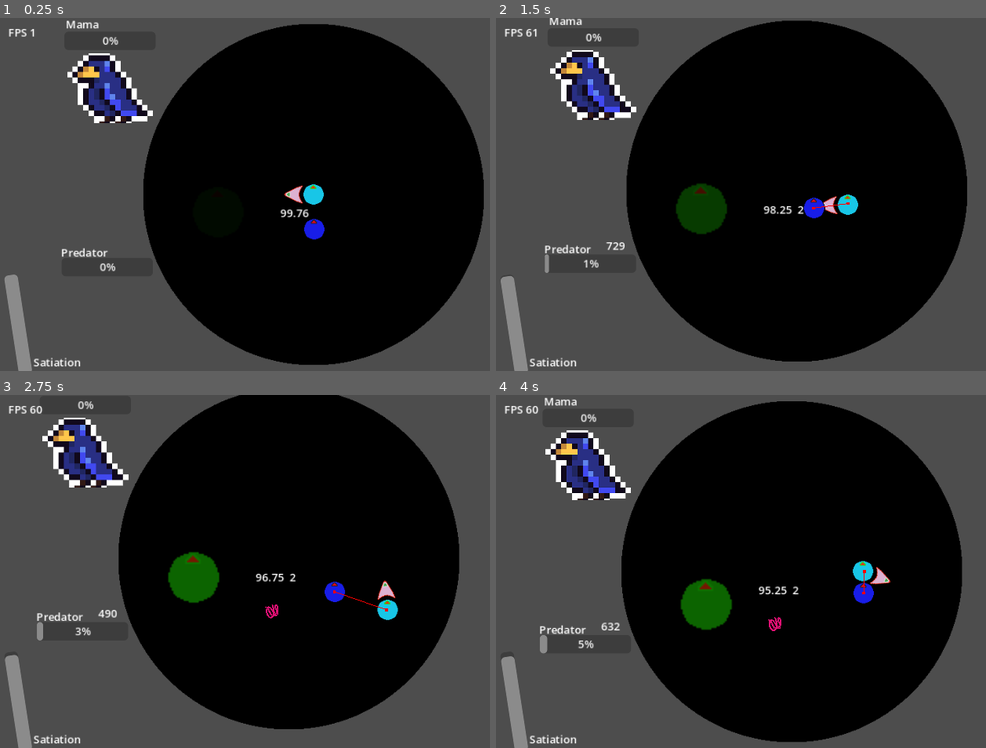
Above: before the commit, frames 1-4 (two rows, left to right).
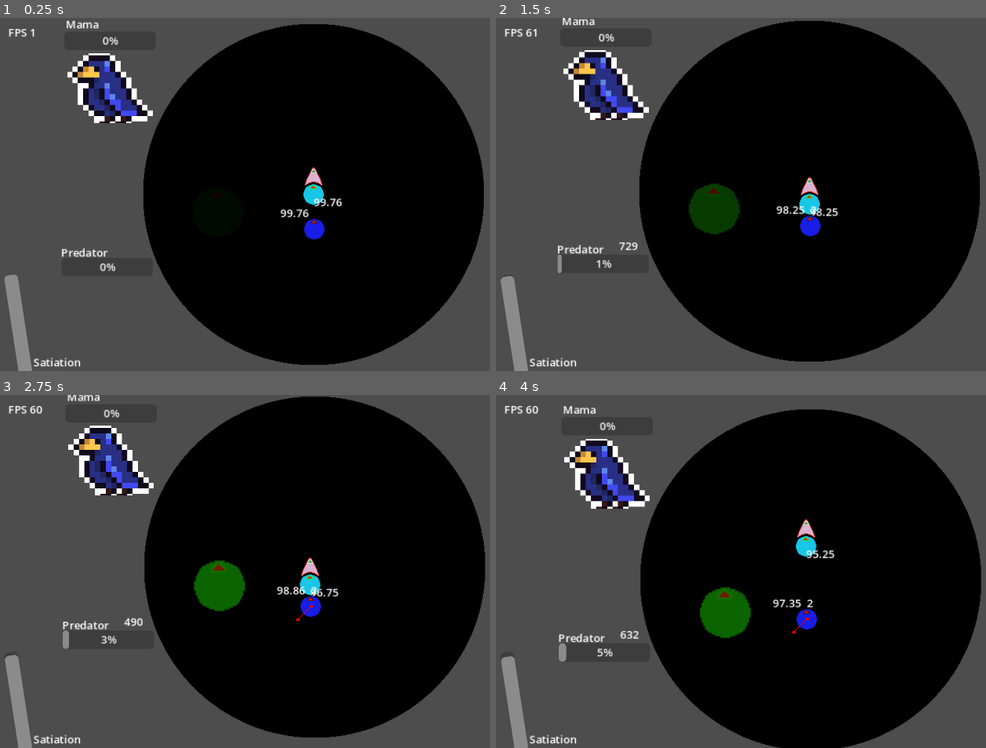
Above: after the commit, the same moments.

Repository: WilliamAalund/Brood-Feud
Game: Godot game, scene res://Levels/Main Level.tscn
Same seed, same stepped clock (60 frames per second), same inputs: the game is played once before the commit and once after it. The engine's default icon, where the game draws it, is replaced by a stand-in: a white triangle on a blue panel in a dark square.
Inputs (mouse positions are in pixels of both pictures, inside the frame that each line leads up to):
- Up to frame 1 (0.25 s): no input
- Up to frame 2 (1.5 s): move the mouse to (946, 176) at 0.52 s; hold D (right) 0.53-1.28 s; hold Space (interact, bound only after the commit) 0.53-1.28 s; move the mouse to (682, 212) at 1.27 s; hold S (down) from 1.28 s (still down); tap Space (interact, bound only after the commit) at 1.35 s
- Up to frame 3 (2.75 s): move the mouse to (377, 493) at 2.02 s; release S (down) at 2.03 s; hold D (right) from 2.03 s (still down); hold Space (interact, bound only after the commit) from 2.03 s (still down)
- Up to frame 4 (4 s): move the mouse to (780, 642) at 2.77 s; release D (right) at 2.78 s; release Space (interact, bound only after the commit) at 2.78 s; hold W (up) 2.78-3.53 s; tap Space (interact, bound only after the commit) at 2.85 s; move the mouse to (outside the picture) at 3.52 s; hold A (left) from 3.53 s (still down); hold Space (interact, bound only after the commit) from 3.53 s (still down)

The runs differ from the first frame. In frame 1, 0.3% of the frame differs, in the area x 57-70%, y 42-54%; in frame 2, 10%; in frame 3, 17%, in the area x 7-100%, y 0-98%; in frame 4, 15%.

Commit message:
Refactored Player, Pathfinding Improvements,
- AI birds now pathfind to sunspots, food within a distance
- Refactored player bird node, remade controls
- Added full controller support

Diff:
--- /dev/null
+++ b/Levels/Demo Levels/Refactored Player Demo.tscn
@@ -0,0 +1,12 @@
+[gd_scene load_steps=3 format=3 uid="uid://cpg5pe5oeuhx3"]
+
+[ext_resource type="PackedScene" uid="uid://bshdn3dwrgrbt" path="res://Sub Scenes/Environment_Nest/Environment_Nest.tscn" id="1_ijx73"]
+[ext_resource type="PackedScene" uid="uid://bft85520xqg1d" path="res://Sub Scenes/Player_New_Player/player_bird.tscn" id="2_dr0o7"]
+
+[node name="Refactored Player Demo" type="Node2D"]
+
+[node name="object_nest" parent="." instance=ExtResource("1_ijx73")]
+
+[node name="player_bird" parent="." instance=ExtResource("2_dr0o7")]
+
+[node name="Camera2D" type="Camera2D" parent="."]
--- a/Levels/Main Level.gd
+++ b/Levels/Main Level.gd
@@ -3,6 +3,6 @@
 @export var Camera2DScale = 4
 
 func _process(_delta):
-	$Camera2D.position = $BirdControl/Player.position / Camera2DScale
-	$CanvasLayer/UI_hud/ProgressBar_Visual.value = $BirdControl/Player.satiation
-	$CanvasLayer/UI_hud/"Sunlight Symbol".modulate.a = .5 * int($BirdControl/Player.inSunlight)
+	$Camera2D.position = $BirdControl/player_bird/character_bird.global_position / Camera2DScale
+	$CanvasLayer/UI_hud/ProgressBar_Visual.value = $BirdControl/player_bird.satiation
+	$CanvasLayer/UI_hud/"Sunlight Symbol".modulate.a = .5 * int($BirdControl/player_bird.inSunlight)
--- a/Levels/Main Level.tscn
+++ b/Levels/Main Level.tscn
@@ -49,4 +49,5 @@
 [connection signal="playerStarved" from="BirdControl" to="Manager_Game_Over" method="_on_bird_control_player_starved"]
 [connection signal="mom_drops_food" from="Process_Momma_Bird" to="Helper_Food_Spawner" method="_on_momma_bird_mom_drops_food"]
 [connection signal="toggle_mom_presence" from="Process_Momma_Bird" to="BirdControl" method="_on_process_momma_bird_toggle_mom_presence"]
+[connection signal="toggle_mom_presence" from="Process_Momma_Bird" to="Process_Predator" method="_on_process_momma_bird_toggle_mom_presence"]
 [connection signal="toggle_predator_presence" from="Process_Predator" to="Process_Momma_Bird" method="_on_process_predator_toggle_predator_presence"]
--- a/Sub Scenes/Entity_AI_Bird/AI_Bird.gd
+++ b/Sub Scenes/Entity_AI_Bird/AI_Bird.gd
@@ -4,17 +4,22 @@
 @export var angryThreshold = 5
 
 const idleVal = 0.04
+const foodRestore = 10
 
 # State variable is in the child CharacterBody2D Node
 # TODO: Implement aggroVal raising, aggroTarger, momHome, isSunspot, noticedPredator, and isStupid
 var aggroVal = 0 # Bird begins with no aggro value
 var aggroTarget
-#var isSunspot
+var sunspotTarget
+var noticedFood = false
+var noticedSunray = false
 var noticedPredator
 var isStupid = false
+var inSunray = false
 
 var Player_Pos # Variable to store the location of the player
-#TODO: Make sure
+var targetSunray
+var targetFood
 
 func _ready(): # Will be removed later on when the bird should actually start in the nest
 	$CharacterBody2D.state = updatedState()
@@ -22,6 +27,12 @@
 # updatedState: returns an integer value that represents the current state that the bird is in.
 # This function is used to control the bird's navigation logic, and it will be used to control
 # other aspects of each bird as well.
+
+func eat(): # Function called to increase satiation when you eat.
+	if satiation + foodRestore > 100:
+		satiation = 100
+	else:
+		satiation += foodRestore
 
 # -- STATE DESCRIPTIONS --
 # 0 - In egg
@@ -42,11 +53,11 @@
 	else: if aggroVal >= angryThreshold: # If the bird isn't starving, it will respond to
 # aggression from the player, as well as from other birds.
 		return 3
-	else: if get_parent().momIsHome or satiation < starvationThreshold: # If the bird isn't dead,
+	else: if get_parent().momIsHome or satiation < starvationThreshold or noticedFood: # If the bird isn't dead,
 # if there is no predator, if the bird isnt angry, and mom is home or the bird is
 # starving, it will look for food.
 		return 2
-	else: if get_parent().isSunspot: # If all of the other conditions aren't met, and the bird sees
+	else: if noticedSunray: # If all of the other conditions aren't met, and the bird sees
 # a sunspot, then it will seek out the sunspot.
 		return 4
 	else: # If the bird isn't dead, there is no predator, it isn't angry, it is not
@@ -57,12 +68,39 @@
 func _on_bird_control_ai_bird_move(target_position):
 	$CharacterBody2D.target = target_position # Replace with function body.
 
-
 func _on_timer_timeout():
 	$CharacterBody2D.state = updatedState()
-	$Debug_AI_State.text = str($CharacterBody2D.state)
+	$CharacterBody2D/Debug_AI_State.text = str($CharacterBody2D.state)
 	#print("AI bird  : state updated to: " + str($CharacterBody2D.state))
 
 func _on_bird_control_birds_increment_hunger():
 	satiation -= get_parent().idleSatiationDrainRate
-	$Debug_Satiation_Label.text = str(satiation).substr(0,5)
+	$CharacterBody2D/Debug_Satiation_Label.text = str(satiation).substr(0,5)
+
+func _on_body_zone_area_entered(area):
+	if area.is_in_group("sunray"):
+		await get_tree().create_timer(1.0).timeout
+		inSunray = true
+	else: if area.is_in_group("food"):
+		eat()
+
+func _on_body_zone_area_exited(area):
+	if area.is_in_group("sunray"):
+		inSunray = false
+
+func _on_detector_zone_area_entered(area):
+	print("Entering Area Position: ", area.global_position)
+	if area.is_in_group("sunray"):
+		if !noticedSunray:
+			targetSunray = area.global_position
+			noticedSunray = true
+	else: if area.is_in_group("food"):
+		if !noticedFood:
+			targetFood = area.global_position
+			noticedFood = true
+
+func _on_detector_zone_area_exited(area):
+	if area.is_in_group("sunray"):
+		noticedSunray = false
+	else: if area.is_in_group("food"):
+		noticedFood = false
--- a/Sub Scenes/Entity_AI_Bird/AI_Bird.tscn
+++ b/Sub Scenes/Entity_AI_Bird/AI_Bird.tscn
@@ -6,6 +6,9 @@
 
 [sub_resource type="CircleShape2D" id="CircleShape2D_kx41x"]
 radius = 16.0
+
+[sub_resource type="CircleShape2D" id="CircleShape2D_cyhn5"]
+radius = 117.154
 
 [node name="AI_Bird" type="Node2D"]
 script = ExtResource("1_jt43t")
@@ -28,19 +31,33 @@
 [node name="CollisionShape2D" type="CollisionShape2D" parent="CharacterBody2D/eater_zone"]
 shape = SubResource("CircleShape2D_kx41x")
 
-[node name="StateTimer" type="Timer" parent="."]
-wait_time = 0.5
-autostart = true
+[node name="body_zone" type="Area2D" parent="CharacterBody2D"]
 
-[node name="Debug_Satiation_Label" type="Label" parent="."]
+[node name="CollisionShape2D" type="CollisionShape2D" parent="CharacterBody2D/body_zone"]
+shape = SubResource("CircleShape2D_kx41x")
+
+[node name="detector_zone" type="Area2D" parent="CharacterBody2D"]
+
+[node name="CollisionShape2D" type="CollisionShape2D" parent="CharacterBody2D/detector_zone"]
+shape = SubResource("CircleShape2D_cyhn5")
+
+[node name="Debug_Satiation_Label" type="Label" parent="CharacterBody2D"]
 offset_left = -50.0
 offset_top = -35.0
 offset_right = -12.0
 offset_bottom = -12.0
 
-[node name="Debug_AI_State" type="Label" parent="."]
+[node name="Debug_AI_State" type="Label" parent="CharacterBody2D"]
 offset_top = -35.0
 offset_right = 40.0
 offset_bottom = -12.0
 
+[node name="StateTimer" type="Timer" parent="."]
+wait_time = 0.5
+autostart = true
+
+[connection signal="area_entered" from="CharacterBody2D/body_zone" to="." method="_on_body_zone_area_entered"]
+[connection signal="area_exited" from="CharacterBody2D/body_zone" to="." method="_on_body_zone_area_exited"]
+[connection signal="area_entered" from="CharacterBody2D/detector_zone" to="." method="_on_detector_zone_area_entered"]
+[connection signal="area_exited" from="CharacterBody2D/detector_zone" to="." method="_on_detector_zone_area_exited"]
 [connection signal="timeout" from="StateTimer" to="." method="_on_timer_timeout"]
--- a/Sub Scenes/Entity_AI_Bird/AI_BirdCharacterBody.gd
+++ b/Sub Scenes/Entity_AI_Bird/AI_BirdCharacterBody.gd
@@ -18,14 +18,26 @@
 
 func state2(delta): # Will move towards and look for food
 	#get_global_mouse_position() 2D vector
-	nav.target_position = target
+	if get_parent().noticedFood:
+		nav.target_position = get_parent().targetFood
 
-	direction = nav.get_next_path_position() - global_position
-	direction = direction.normalized()
+		direction = nav.get_next_path_position() - global_position
+		direction = direction.normalized()
 
-	velocity = velocity.lerp(direction * speed , accel * delta)
+		velocity = velocity.lerp(direction * speed , accel * delta)
 
-	move_and_slide()
+		move_and_slide()
+	else:
+		pass # Code to get the bird to crowd around momma bird
+
+	#nav.target_position = target
+
+	#direction = nav.get_next_path_position() - global_position
+	#direction = direction.normalized()
+
+	#velocity = velocity.lerp(direction * speed , accel * delta)
+
+	#move_and_slide()
 
 func state3(delta): # Follows player
 	#get_global_mouse_position() 2D vector
@@ -38,8 +50,17 @@
 
 	move_and_slide()
 
-func state4(_delta): # Will move to sunspot
-	pass
+func state4(delta): # Will move to sunray
+	if !get_parent().inSunray:
+		nav.target_position = get_parent().targetSunray
+		#print(get_parent().targetSunray)
+
+		direction = nav.get_next_path_position() - global_position
+		direction = direction.normalized()
+
+		velocity = velocity.lerp(direction * speed , accel * delta)
+
+		move_and_slide()
 
 func state5(_delta): # Will run to edge of nest
 	pass
--- a/Sub Scenes/Helper_Sunspots/Entity_Temperature_Zone/temperature_zone.gd
+++ b/Sub Scenes/Helper_Sunspots/Entity_Temperature_Zone/temperature_zone.gd
@@ -20,7 +20,7 @@
 
 func state1():
 	var i: float = 0
-	while i < 3000:
+	while i < 2000:
 		self.position.x += sin(i / 25)
 		self.position.y += cos((i / 20) + 5)
 		await $Timer.timeout
--- a/Sub Scenes/Manager_Birds/BirdControl.gd
+++ b/Sub Scenes/Manager_Birds/BirdControl.gd
@@ -11,8 +11,14 @@
 signal Birds_Increment_Hunger()
 signal playerStarved()
 
+#func _ready():
+	#var aiBirdInstance = food_scene.instantiate()
+	#food_instance.position.x += randi_range(-spawn_inaccuracy, spawn_inaccuracy) % spawn_inaccuracy # Randomly varies spawn position around Object_Food_Spawner
+	#food_instance.position.y += randi_range(-spawn_inaccuracy, spawn_inaccuracy) % spawn_inaccuracy
+	#self.add_child(food_instance)
+
 func _physics_process(_delta):
-	emit_signal("AI_Bird_Move", $Player.position)
+	emit_signal("AI_Bird_Move", $player_bird.position)
 
 func _on_process_momma_bird_toggle_mom_presence():
 	momIsHome = !momIsHome
@@ -22,3 +28,7 @@
 
 func _on_player_player_starved(): # Communicated with the Manager_Game_Over node.
 	emit_signal("playerStarved()")
+
+
+func _on_player_bird_player_starved():
+	emit_signal("playerStarved()")
--- a/Sub Scenes/Manager_Birds/Manager_Birds.tscn
+++ b/Sub Scenes/Manager_Birds/Manager_Birds.tscn
@@ -1,13 +1,13 @@
 [gd_scene load_steps=4 format=3 uid="uid://dwitdkiendap8"]
 
 [ext_resource type="Script" path="res://Sub Scenes/Manager_Birds/BirdControl.gd" id="1_nqp0i"]
-[ext_resource type="PackedScene" uid="uid://buc4ei3c7xex1" path="res://Sub Scenes/Player_Bird/Player_Bird.tscn" id="2_loup2"]
 [ext_resource type="PackedScene" uid="uid://cqc0vbl1gl11m" path="res://Sub Scenes/Entity_AI_Bird/AI_Bird.tscn" id="3_aebak"]
+[ext_resource type="PackedScene" uid="uid://bft85520xqg1d" path="res://Sub Scenes/Player_New_Player/player_bird.tscn" id="4_2bnt3"]
 
 [node name="BirdControl" type="Node2D"]
 script = ExtResource("1_nqp0i")
 
-[node name="Player" parent="." instance=ExtResource("2_loup2")]
+[node name="player_bird" parent="." instance=ExtResource("4_2bnt3")]
 
 [node name="AI_Bird" parent="." instance=ExtResource("3_aebak")]
 position = Vector2(1, 51)
@@ -17,7 +17,7 @@
 autostart = true
 
 [connection signal="AI_Bird_Move" from="." to="AI_Bird" method="_on_bird_control_ai_bird_move"]
-[connection signal="Birds_Increment_Hunger" from="." to="Player" method="_on_bird_control_birds_increment_hunger"]
+[connection signal="Birds_Increment_Hunger" from="." to="player_bird" method="_on_bird_control_birds_increment_hunger"]
 [connection signal="Birds_Increment_Hunger" from="." to="AI_Bird" method="_on_bird_control_birds_increment_hunger"]
-[connection signal="playerStarved" from="Player" to="." method="_on_player_player_starved"]
+[connection signal="playerStarved" from="player_bird" to="." method="_on_player_bird_player_starved"]
 [connection signal="timeout" from="Timer" to="." method="_on_timer_timeout"]
--- a/Sub Scenes/Player_Bird/Player_Bird.tscn
+++ b/Sub Scenes/Player_Bird/Player_Bird.tscn
@@ -40,7 +40,7 @@
 script = ExtResource("3_5rfmh")
 angle_padding = 90
 
-[node name="beak_area" type="Area2D" parent="head" groups=["eater"]]
+[node name="beak_area" type="Area2D" parent="head"]
 position = Vector2(0, -30)
 
 [node name="CollisionShape2D" type="CollisionShape2D" parent="head/beak_area"]
@@ -55,7 +55,6 @@
 texture = ExtResource("4_vqpuj")
 
 [node name="debugger_satiation" type="Label" parent="."]
-visible = false
 offset_right = 40.0
 offset_bottom = 23.0
 
--- a/Sub Scenes/Player_Bird/player_head.gd
+++ b/Sub Scenes/Player_Bird/player_head.gd
@@ -2,6 +2,7 @@
 
 #for debugging
 @export var angle_padding = 0
+var isInteracting = false
 
 func get_input():
 	look_at(get_global_mouse_position())
@@ -10,3 +11,18 @@
 func _physics_process(_delta):
 	get_input()
 	move_and_slide()
+
+func _process(delta):
+	if Input.is_action_pressed("interact") and !isInteracting:
+		isInteracting = true
+		$CollisionShape2D/Sprite2D.modulate = Color(0,1,0)
+		await get_tree().create_timer(0.1).timeout
+		$beak_area.add_to_group("eater")
+		$beak_area.add_to_group("attacker")
+		$CollisionShape2D/Sprite2D.modulate = Color(1,0,0)
+		await get_tree().create_timer(0.1).timeout
+		$beak_area.remove_from_group("eater")
+		$beak_area.remove_from_group("attacker")
+		$CollisionShape2D/Sprite2D.modulate = Color(1,1,1,1)
+		await get_tree().create_timer(0.2).timeout
+		isInteracting = false
--- /dev/null
+++ b/Sub Scenes/Player_New_Player/bird_body.gd
@@ -0,0 +1,19 @@
+extends CharacterBody2D
+
+var move_speed = 100
+var rotate_speed = 0.05  # Adjust this value to control the rotation speed
+
+func _physics_process(_delta):
+	var move_dir = Vector2(0, 0)
+	if Input.is_action_pressed("up"):
+		move_dir = Vector2(0, - Input.get_action_strength("up")).rotated(rotation)
+	elif Input.is_action_pressed("down"):
+		move_dir = Vector2(0, Input.get_action_strength("down")).rotated(rotation)
+
+	velocity = move_dir * move_speed
+	move_and_slide()
+	if Input.is_action_pressed("up") or Input.is_action_pressed("down"):
+		if Input.is_action_pressed("left"):
+			rotation -= Input.get_action_strength("left") * rotate_speed
+		elif Input.is_action_pressed("right"):
+			rotation += Input.get_action_strength("right") * rotate_speed
--- /dev/null
+++ b/Sub Scenes/Player_New_Player/player_bird.gd
@@ -0,0 +1,51 @@
+extends Node2D
+
+var satiation = 100
+var inSunlight = false
+
+const foodRestore = 10
+const sunRate = -0.02
+const idleSatiationDrainRate = 0.06
+
+signal playerStarved
+
+func _ready():
+	$character_bird/debugger_satiation.text = str(satiation).substr(0,5)
+
+func eat(): # Function called to increase satiation when you eat.
+	if satiation + foodRestore > 100:
+		satiation = 100
+	else:
+		satiation += foodRestore
+
+func expend(value): # Immedeately decreases satiation by a specified amount.
+	if satiation - value < 0:
+		satiation = 0
+		emit_signal("playerStarved")
+	else:
+		satiation -= value
+
+func decrementSatiation(): # Decreases the bird's satiation value
+	satiation = satiation - idleSatiationDrainRate - sunRate * int(inSunlight)
+	$character_bird/debugger_satiation.text = str(satiation).substr(0,5)
+	if satiation < 0:
+		emit_signal("playerStarved")
+
+# --- DETECTING EATING, DECREMENTING HUNGER ---
+func _on_beak_area_area_entered(area):
+	if area.is_in_group("food"):
+		eat()
+
+func _on_bird_control_birds_increment_hunger():
+	decrementSatiation()
+
+# --- ENTERING, EXITING SUNLIGHT ---
+func _on_body_area_area_entered(area):
+	if area.is_in_group("sunray"):
+		#print("I am in the sunlight")
+		inSunlight = true
+
+func _on_body_area_area_exited(area):
+	if area.is_in_group("sunray"):
+		#print("I am in the sunlight")
+		inSunlight = false
--- /dev/null
+++ b/Sub Scenes/Player_New_Player/player_bird.tscn
@@ -0,0 +1,47 @@
+[gd_scene load_steps=7 format=3 uid="uid://bft85520xqg1d"]
+
+[ext_resource type="Script" path="res://Sub Scenes/Player_New_Player/player_bird.gd" id="1_aa0pe"]
+[ext_resource type="Script" path="res://Sub Scenes/Player_New_Player/bird_body.gd" id="1_k6mr1"]
+[ext_resource type="Texture2D" uid="uid://28v4ug0v4asp" path="res://Visuals/Placeholder Graphics/protoBody.png" id="2_n4n6b"]
+[ext_resource type="Texture2D" uid="uid://puopyleeq7w4" path="res://Visuals/Placeholder Graphics/ProtoHead.png" id="3_e0fji"]
+
+[sub_resource type="CircleShape2D" id="CircleShape2D_dkhmr"]
+radius = 16.0
+
+[sub_resource type="CapsuleShape2D" id="CapsuleShape2D_7iua6"]
+
+[node name="player_bird" type="Node2D"]
+script = ExtResource("1_aa0pe")
+
+[node name="character_bird" type="CharacterBody2D" parent="."]
+script = ExtResource("1_k6mr1")
+
+[node name="body_physical_collision" type="CollisionShape2D" parent="character_bird"]
+shape = SubResource("CircleShape2D_dkhmr")
+
+[node name="body_sprite" type="Sprite2D" parent="character_bird"]
+texture = ExtResource("2_n4n6b")
+
+[node name="body_area" type="Area2D" parent="character_bird"]
+
+[node name="body_area_collision" type="CollisionShape2D" parent="character_bird/body_area"]
+shape = SubResource("CircleShape2D_dkhmr")
+
+[node name="beak_area" type="Area2D" parent="character_bird" groups=["eater"]]
+
+[node name="beak_sprite" type="Sprite2D" parent="character_bird/beak_area"]
+position = Vector2(0, -27)
+texture = ExtResource("3_e0fji")
+
+[node name="beak_area_collision" type="CollisionShape2D" parent="character_bird/beak_area"]
+position = Vector2(0, -26)
+shape = SubResource("CapsuleShape2D_7iua6")
+
+[node name="debugger_satiation" type="Label" parent="character_bird"]
+offset_right = 40.0
+offset_bottom = 23.0
+text = "100"
+
+[connection signal="area_entered" from="character_bird/body_area" to="." method="_on_body_area_area_entered"]
+[connection signal="area_exited" from="character_bird/body_area" to="." method="_on_body_area_area_exited"]
+[connection signal="area_entered" from="character_bird/beak_area" to="." method="_on_beak_area_area_entered"]
--- a/Sub Scenes/Process_Predator/Predator.gd
+++ b/Sub Scenes/Process_Predator/Predator.gd
@@ -42,7 +42,7 @@
 	if momIsHome:
 		print("Predator : cannot head to nest: momma bird is watching")
 		return false
-	return randi_range(1, 100) > 40
+	return randi_range(1, 100) > 40 and !momIsHome
 
 func _on_timer_timeout(): # State machine(?) Every time a second passes,
 	if !isHome:
@@ -79,45 +79,8 @@
 	predAggro = 0
 	emit_signal("toggle_predator_presence")
 
-func _on_momma_bird_toggle_mom_presence():
+func _on_momma_bird_toggle_mom_presence(): # Don't know why this is here, but it doesn't work
 	momIsHome = !momIsHome
 
-#@export var SecondsToReturn = 10
-#@export var FoodToDrop = 3
-#@export var DropInterval = 4 # Time momma bird takes between dropping food
-
-#var goneTimer = 0
-
-
-#signal mom_drops_food
-
-#func set_SecondsToReturn(value): # Handles the progress bar changing when the export value changes
-#	SecondsToReturn = value
-#	$ProgressBar.max_value = SecondsToReturn
-#
-#
-#
-#func _on_timer_timeout():
-#	if (!isHome):
-#		goneTimer += 0.1
-#		$ProgressBar.value = goneTimer
-#	if goneTimer > SecondsToReturn:
-#		print("Momma bird returns")
-#		isHome = true
-#		var momSprite = get_child(0)
-#		momSprite.visible = isHome
-#		momReturns()
-#		goneTimer = 0
-#
-#func momReturns():
-#	await get_tree().create_timer(LandingTime).timeout
-#	var foodDropped = 0
-#	while foodDropped <= FoodToDrop:
-#		emit_signal("mom_drops_food")
-#		foodDropped += 1
-#		await get_tree().create_timer(DropInterval).timeout
-#	isHome = false
-#	var momSprite = get_child(0)
-#	momSprite.visible = isHome
-#	print("Momma bird leaves")
-#
+func _on_process_momma_bird_toggle_mom_presence():
+	momIsHome = !momIsHome
--- a/project.godot
+++ b/project.godot
@@ -29,25 +29,27 @@
 right={
 "deadzone": 0.15,
 "events": [Object(InputEventKey,"resource_local_to_scene":false,"resource_name":"","device":-1,"window_id":0,"alt_pressed":false,"shift_pressed":false,"ctrl_pressed":false,"meta_pressed":false,"pressed":false,"keycode":0,"physical_keycode":68,"key_label":0,"unicode":100,"echo":false,"script":null)
-, Object(InputEventJoypadMotion,"resource_local_to_scene":false,"resource_name":"","device":-1,"axis":0,"axis_value":1.0,"script":null)
+, Object(InputEventJoypadMotion,"resource_local_to_scene":false,"resource_name":"","device":-1,"axis":2,"axis_value":1.0,"script":null)
 ]
 }
 left={
 "deadzone": 0.15,
 "events": [Object(InputEventKey,"resource_local_to_scene":false,"resource_name":"","device":-1,"window_id":0,"alt_pressed":false,"shift_pressed":false,"ctrl_pressed":false,"meta_pressed":false,"pressed":false,"keycode":0,"physical_keycode":65,"key_label":0,"unicode":97,"echo":false,"script":null)
-, Object(InputEventJoypadMotion,"resource_local_to_scene":false,"resource_name":"","device":-1,"axis":0,"axis_value":-1.0,"script":null)
+, Object(InputEventJoypadMotion,"resource_local_to_scene":false,"resource_name":"","device":-1,"axis":2,"axis_value":-1.0,"script":null)
 ]
 }
 down={
-"deadzone": 0.15,
+"deadzone": 0.1,
 "events": [Object(InputEventKey,"resource_local_to_scene":false,"resource_name":"","device":-1,"window_id":0,"alt_pressed":false,"shift_pressed":false,"ctrl_pressed":false,"meta_pressed":false,"pressed":false,"keycode":0,"physical_keycode":83,"key_label":0,"unicode":115,"echo":false,"script":null)
 , Object(InputEventJoypadMotion,"resource_local_to_scene":false,"resource_name":"","device":-1,"axis":1,"axis_value":1.0,"script":null)
+, Object(InputEventJoypadButton,"resource_local_to_scene":false,"resource_name":"","device":-1,"button_index":12,"pressure":0.0,"pressed":true,"script":null)
 ]
 }
 up={
-"deadzone": 0.15,
+"deadzone": 0.1,
 "events": [Object(InputEventKey,"resource_local_to_scene":false,"resource_name":"","device":-1,"window_id":0,"alt_pressed":false,"shift_pressed":false,"ctrl_pressed":false,"meta_pressed":false,"pressed":false,"keycode":0,"physical_keycode":87,"key_label":0,"unicode":119,"echo":false,"script":null)
 , Object(InputEventJoypadMotion,"resource_local_to_scene":false,"resource_name":"","device":-1,"axis":1,"axis_value":-1.0,"script":null)
+, Object(InputEventJoypadButton,"resource_local_to_scene":false,"resource_name":"","device":-1,"button_index":11,"pressure":0.0,"pressed":true,"script":null)
 ]
 }
 HorizontalStick={
@@ -55,3 +57,10 @@
 "events": [Object(InputEventJoypadMotion,"resource_local_to_scene":false,"resource_name":"","device":-1,"axis":2,"axis_value":-1.0,"script":null)
 ]
 }
+interact={
+"deadzone": 0.5,
+"events": [Object(InputEventKey,"resource_local_to_scene":false,"resource_name":"","device":-1,"window_id":0,"alt_pressed":false,"shift_pressed":false,"ctrl_pressed":false,"meta_pressed":false,"pressed":false,"keycode":0,"physical_keycode":32,"key_label":0,"unicode":32,"echo":false,"script":null)
+, Object(InputEventJoypadMotion,"resource_local_to_scene":false,"resource_name":"","device":-1,"axis":5,"axis_value":1.0,"script":null)
+, Object(InputEventJoypadButton,"resource_local_to_scene":false,"resource_name":"","device":-1,"button_index":0,"pressure":0.0,"pressed":true,"script":null)
+]
+}
Not shown: 1 places in Sub Scenes/Entity_AI_Bird/AI_Bird.tscn that only renumber resources
